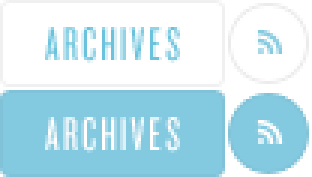
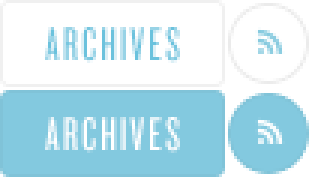
Two versions of the same layered image (312 × 177). Layer-by-layer changes:
renamed "ARCHIVES copy" to "ARCHIVES", painted on it over [45,117,180,153]
painted on "Shape 40 copy 3", masked it over [45,117,180,153]
painted on "ARCHIVES" (2nd of 2, in "Archives") over [45,27,180,63]
painted on "Shape 40 copy 2", masked it over [45,27,180,63]
painted on "Shape 39 copy 3", masked it over [258,120,282,144]
painted on "Shape 37 copy 4", masked it over [228,96,306,171]
painted on "Shape 39 copy 2", masked it over [258,30,282,54]
painted on "Shape 37 copy 3", masked it over [258,27,282,54]
